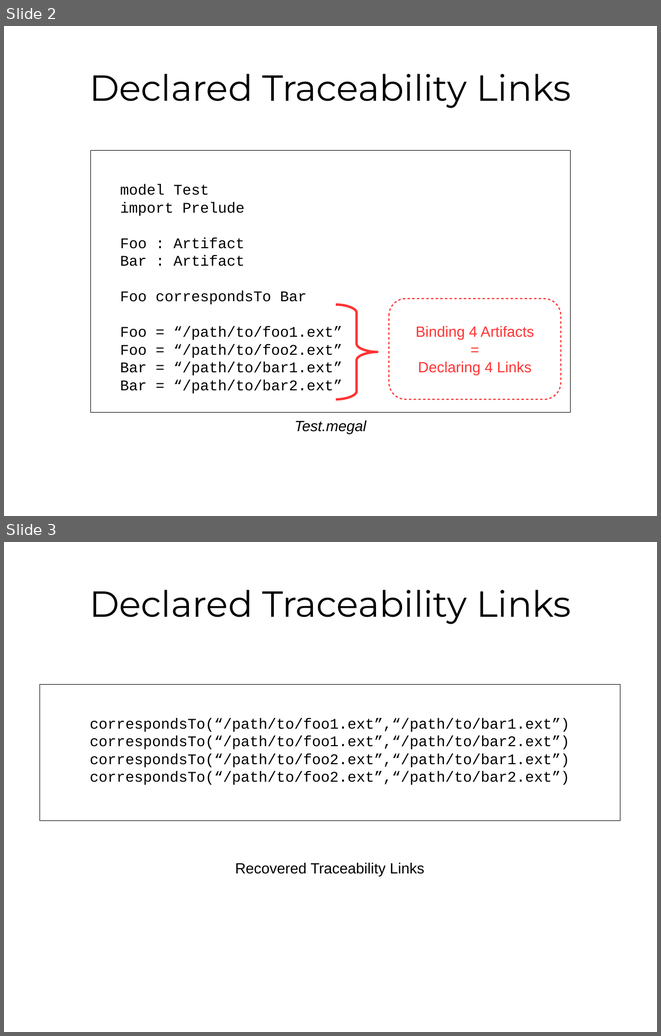
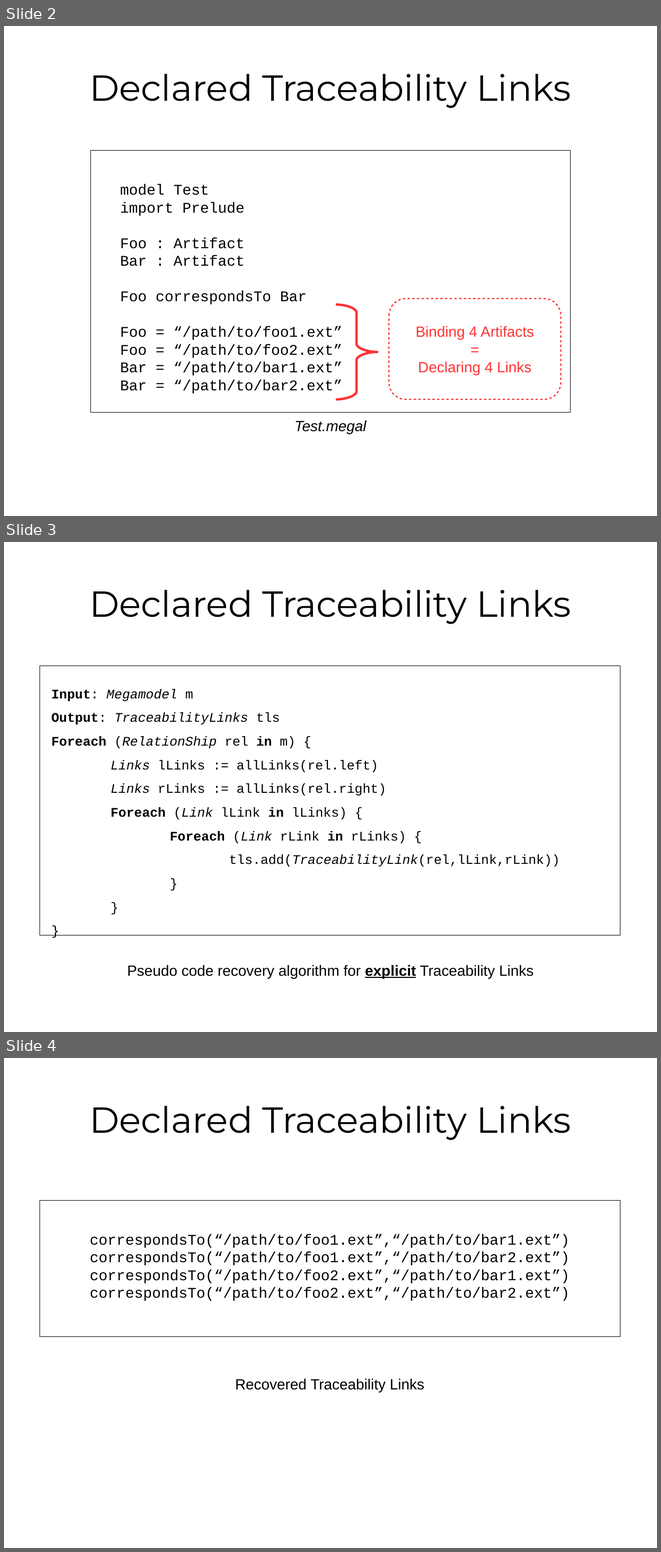
Before and after one commit to hayasam/megal-traceability, a slide deck: notes/meeting-2015-03-31-traceability-link-recovery.odp. Shown one above the other, each under a label of ours: slides 2 and 3 before the commit, slides 2, 3 and 4 after it. The pictures are 661x1036 and 661x1552 pixels, drawn with LibreOffice and Linux fonts; fonts in the diff are those of the drawing. Boxes give left, top, right and bottom in pixels: in the first picture for what was removed or moved away, otherwise in the second. Text is boxed around its words. In the diff, an @@ line names an element or a change of style, - is before the commit and + after.

```diff
--- a/notes/meeting-2015-03-31-traceability-link-recovery.odp
+++ b/notes/meeting-2015-03-31-traceability-link-recovery.odp
@@ slide 3 added at [4,542,657,1032], background #FFFFFF @@
@@ title added at [89,590,571,624], 44 pt, text #000000 @@
+Declared Traceability Links
@@ rectangle added at [40,666,620,935], outline #000000 0 pt, 16 pt, text #000000 @@
+Input: Megamodel m
+Output: TraceabilityLinks tls
+Foreach (RelationShip rel in m) {
+Links lLinks := allLinks(rel.left)
+Links rLinks := allLinks(rel.right)
+Foreach (Link lLink in lLinks) {
+Foreach (Link rLink in rLinks) {
+tls.add(TraceabilityLink(rel,lLink,rLink))
+}
+}
+}
@@ text added at [127,964,533,978], 18 pt, text #000000 @@
+Pseudo code recovery algorithm for explicit Traceability Links
@@ what was slide 3 is now slide 4 @@
```
Also in this commit, not shown: 3 slides changed, 2 other slides added, 1 other file.
